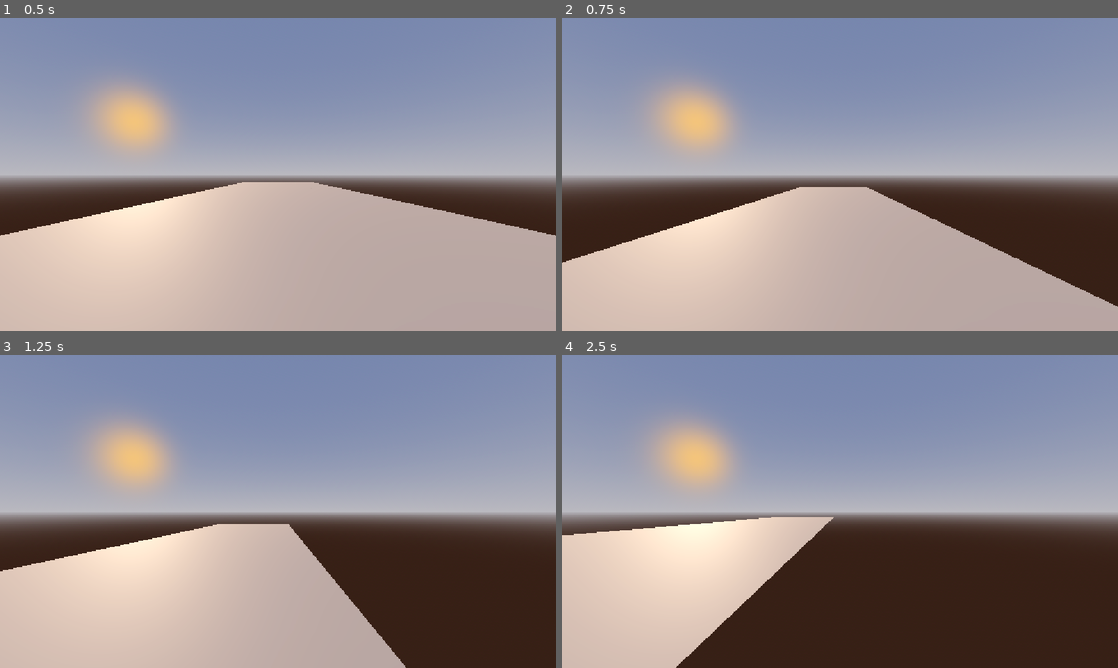
Above: before the commit, frames 1-4 (two rows, left to right).
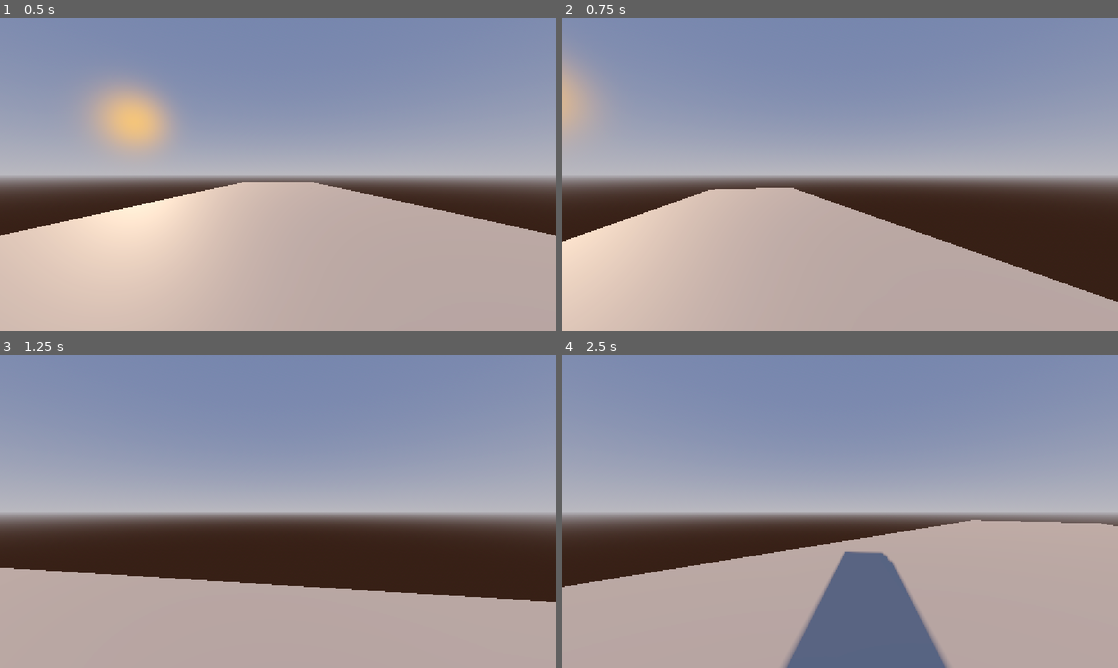
Above: after the commit, the same moments.

Repository: Concoctorydev/streetlight-static
Game: Godot game, scene res://scenes/street.tscn
Two runs of this game, one before a commit and one after it. Both use one fixed random seed, a clock stepped at 60 frames per second and the inputs below.
Inputs:
- Up to frame 1 (0.5 s): no input
- Up to frame 2 (0.75 s): tap Enter (ui_accept) at 0.5 s; hold Right (ui_right) from 0.53 s (still down)
- Up to frame 3 (1.25 s): keep holding Right (ui_right); tap Enter (ui_accept) at 0.77 s
- Up to frame 4 (2.5 s): release Right (ui_right) at 1.28 s; hold Down (ui_down) 1.28-2.03 s; tap Enter (ui_accept) at 1.52 s; hold Right (ui_right) from 2.03 s (still down)

Frame 1 is identical in both runs. In frame 2, 12% of the frame differs, in the area x 0-100%, y 11-93%; in frame 3, 28%; in frame 4, 48%, in the area x 0-100%, y 20-100%.

Commit message:
Add skateboard momentum, turning, and braking

Diff:
--- a/streetlight-static/scripts/player.gd
+++ b/streetlight-static/scripts/player.gd
@@ -1,9 +1,14 @@
 extends CharacterBody3D
 
-
+const TURN_SPEED = 2.0
 const SPEED = 5.0
 const JUMP_VELOCITY = 4.5
-
+const BOARD_MAX_SPEED = 10.0
+const PUSH_STRENGTH = 1.5
+const BOARD_FRICTION = 0.5
+const BRAKE_STRENGTH = 3.5
+var on_board := true
+var board_speed := 0.0
 
 func _physics_process(delta: float) -> void:
 	# Add the gravity.
@@ -14,15 +19,29 @@
 	if Input.is_action_just_pressed("ui_accept") and is_on_floor():
 		velocity.y = JUMP_VELOCITY
 
-	# Get the input direction and handle the movement/deceleration.
-	# As good practice, you should replace UI actions with custom gameplay actions.
-	var input_dir := Input.get_vector("ui_left", "ui_right", "ui_up", "ui_down")
-	var direction := (transform.basis * Vector3(input_dir.x, 0, input_dir.y)).normalized()
-	if direction:
-		velocity.x = direction.x * SPEED
-		velocity.z = direction.z * SPEED
+	if on_board:
+		if Input.is_action_just_pressed("ui_up") and is_on_floor():
+			board_speed += PUSH_STRENGTH
+		board_speed = move_toward(board_speed, 0, BOARD_FRICTION * delta)
+		if Input.is_action_pressed("ui_down") and is_on_floor():
+			board_speed = move_toward(board_speed, 0, BRAKE_STRENGTH * delta)
+		board_speed = clamp(board_speed, 0, BOARD_MAX_SPEED)
+		var turn := Input.get_axis("ui_right", "ui_left")
+		rotate_y(turn * TURN_SPEED * delta)
+		var forward := -transform.basis.z
+		velocity.x = forward.x * board_speed
+		velocity.z = forward.z * board_speed
+
 	else:
-		velocity.x = move_toward(velocity.x, 0, SPEED)
-		velocity.z = move_toward(velocity.z, 0, SPEED)
+		# Get the input direction and handle the movement/deceleration.
+		# As good practice, you should replace UI actions with custom gameplay actions.
+		var input_dir := Input.get_vector("ui_left", "ui_right", "ui_up", "ui_down")
+		var direction := (transform.basis * Vector3(input_dir.x, 0, input_dir.y)).normalized()
+		if direction:
+			velocity.x = direction.x * SPEED
+			velocity.z = direction.z * SPEED
+		else:
+			velocity.x = move_toward(velocity.x, 0, SPEED)
+			velocity.z = move_toward(velocity.z, 0, SPEED)
 
 	move_and_slide()
